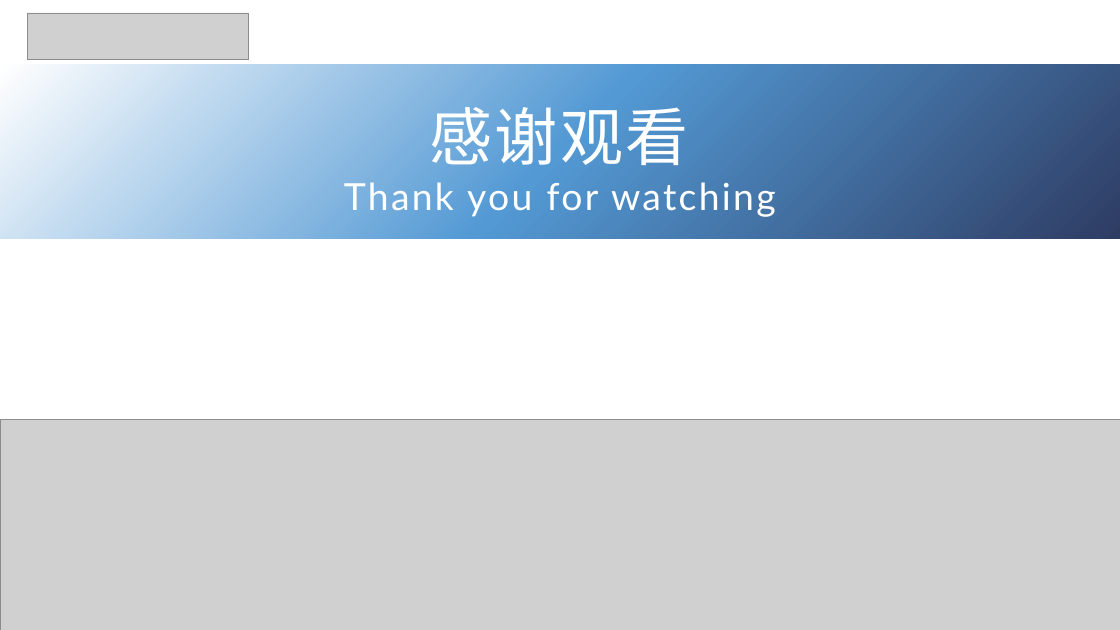
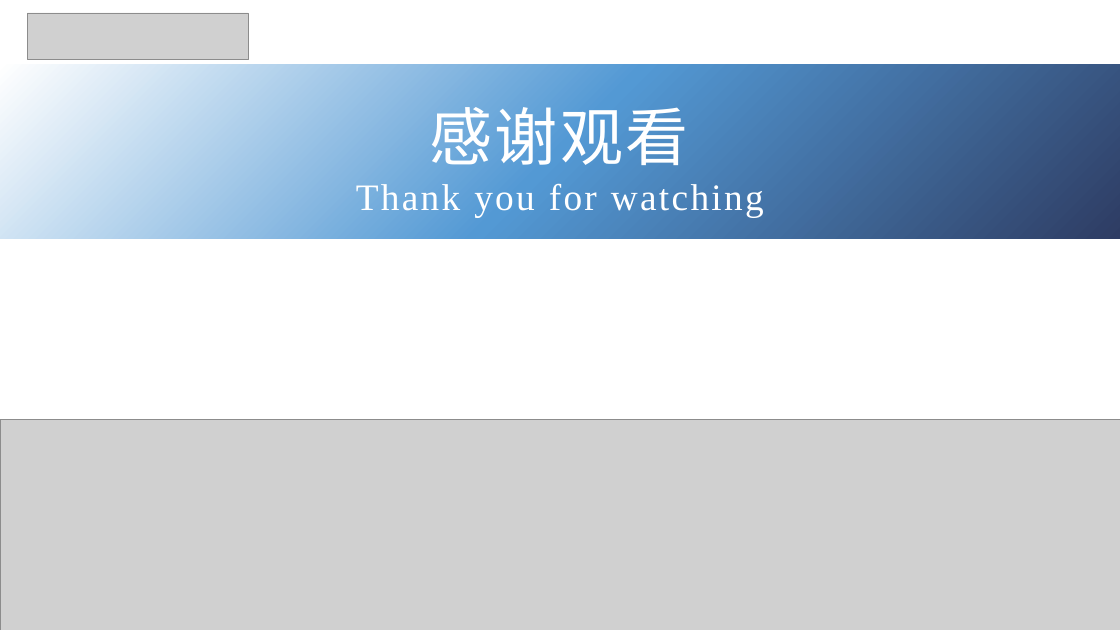
Before and after one commit to Operating-System-Security/rbac-lsm, a slide deck: slide 47 of slides/slides.pptx. Drawn at 1120x630 pixels with LibreOffice and Linux fonts; fonts in the diff are those of the drawing; grey boxes stand for pictures. Boxes give left, top, right and bottom in pixels: in the first picture for what was removed or moved away, otherwise in the second. Text is boxed around its words. In the diff, an @@ line names an element or a change of style, - is before the commit and + after.

```diff
--- a/slides/slides.pptx
+++ b/slides/slides.pptx
@@ title "感谢观看 Thank you for watching" at [356,107,764,217]: font Noto Sans CJK JP to Courier New in "感谢观看"; font Lato to Times New Roman in "Thank you for watching" @@
```
Also in this commit, not shown: 3 other slides changed, 1 other file.
